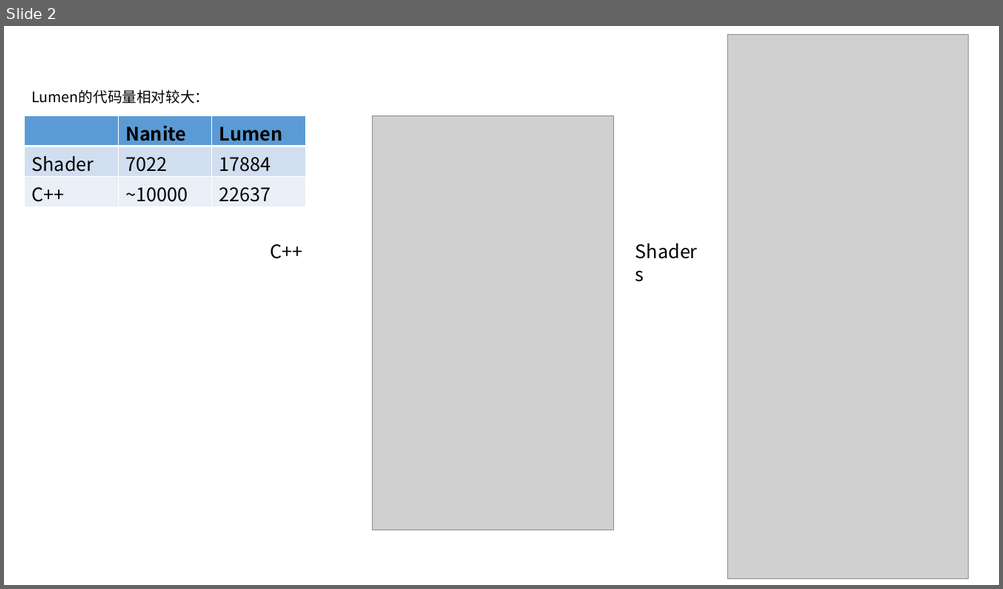
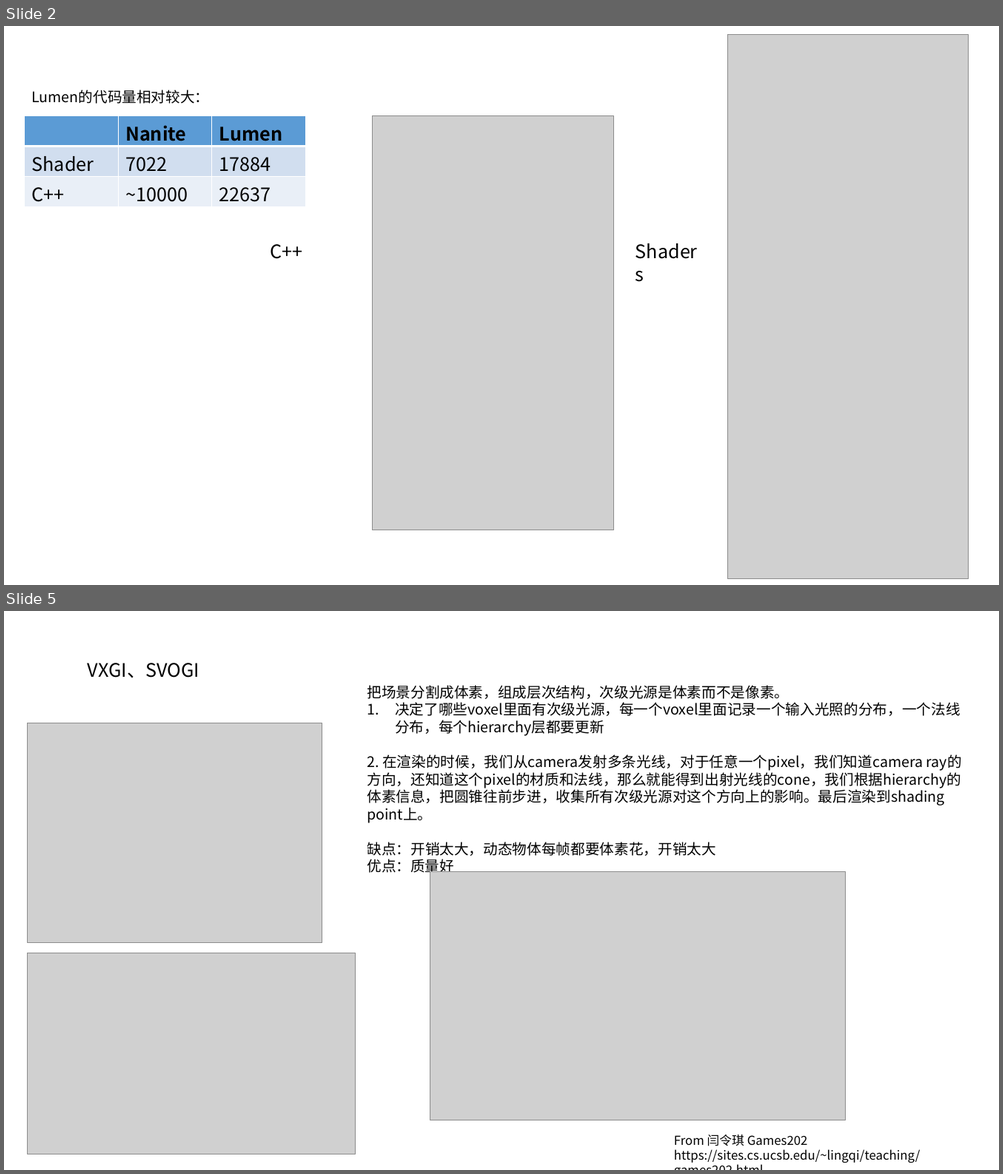
Before and after one commit to Tianji95/CG_learning_note, a slide deck: UE5_ppt/Lumen分析图.pptx. Shown one above the other, each under a label of ours: slide 2 before the commit, slides 2 and 5 after it; the slides between them are not shown. The pictures are 1003x589 and 1003x1174 pixels, drawn with LibreOffice and Linux fonts; fonts in the diff are those of the drawing; grey boxes stand for pictures. Boxes give left, top, right and bottom in pixels: in the first picture for what was removed or moved away, otherwise in the second. Text is boxed around its words. In the diff, an @@ line names an element or a change of style, - is before the commit and + after.

```diff
--- a/UE5_ppt/Lumen分析图.pptx
+++ b/UE5_ppt/Lumen分析图.pptx
@@ slide 5 added at (4,611,999,1170), background #FFFFFF @@
@@ text added at (88,663,199,678), 18 pt, text #000000 @@
+VXGI、SVOGI
@@ text added at (367,685,961,876), 14 pt, text #000000 @@
+把场景分割成体素，组成层次结构，次级光源是体素而不是像素。
+1. 决定了哪些voxel里面有次级光源，每一个voxel里面记录一个输入光照的分布，一个法线分布，每个hierarchy层都要更新
+2. 在渲染的时候，我们从camera发射多条光线，对于任意一个pixel，我们知道camera ray的方向，还知道这个pixel的材质和法线，那么就能得到出射光线的cone，我们根据hierarchy的体素信息，把圆锥往前步进，收集所有次级光源对这个方向上的影响。最后渲染到shading point上。
+缺点：开销太大，动态物体每帧都要体素花，开销太大
+优点：质量好
@@ picture added at (27,723,321,943) @@
@@ picture added at (430,872,845,1121) @@
@@ picture added at (27,954,355,1154) @@
@@ text added at (674,1135,920,1164), 12 pt, text #000000 @@
+From 闫令琪 Games202
+https://sites.cs.ucsb.edu/~lingqi/teaching/games202.html
```
Also in this commit, not shown: 1 slide changed, 7 other slides added, 3 slides removed.
